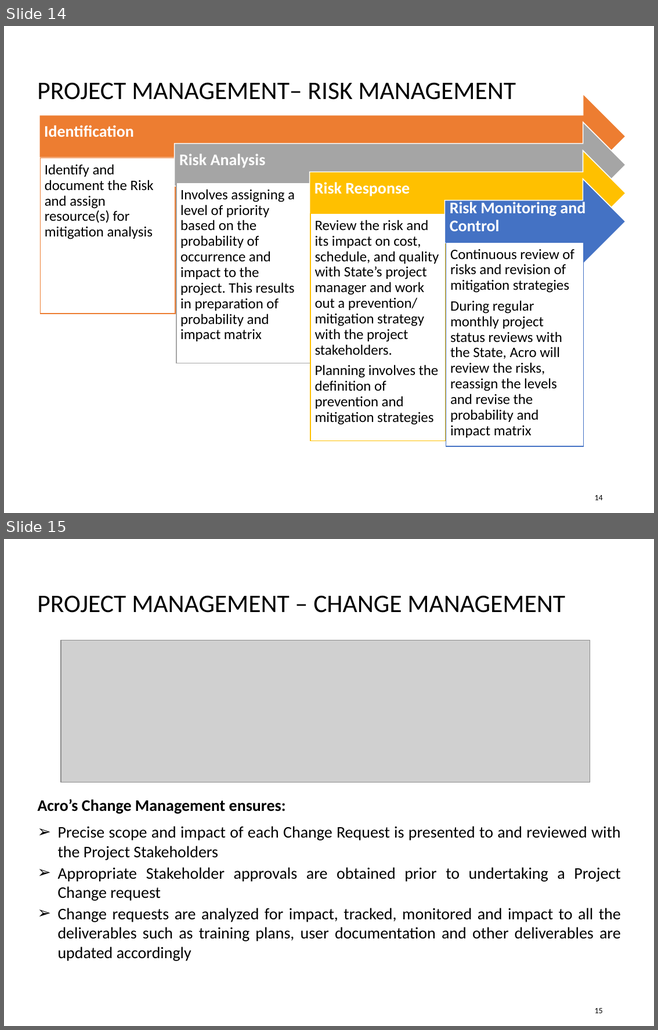
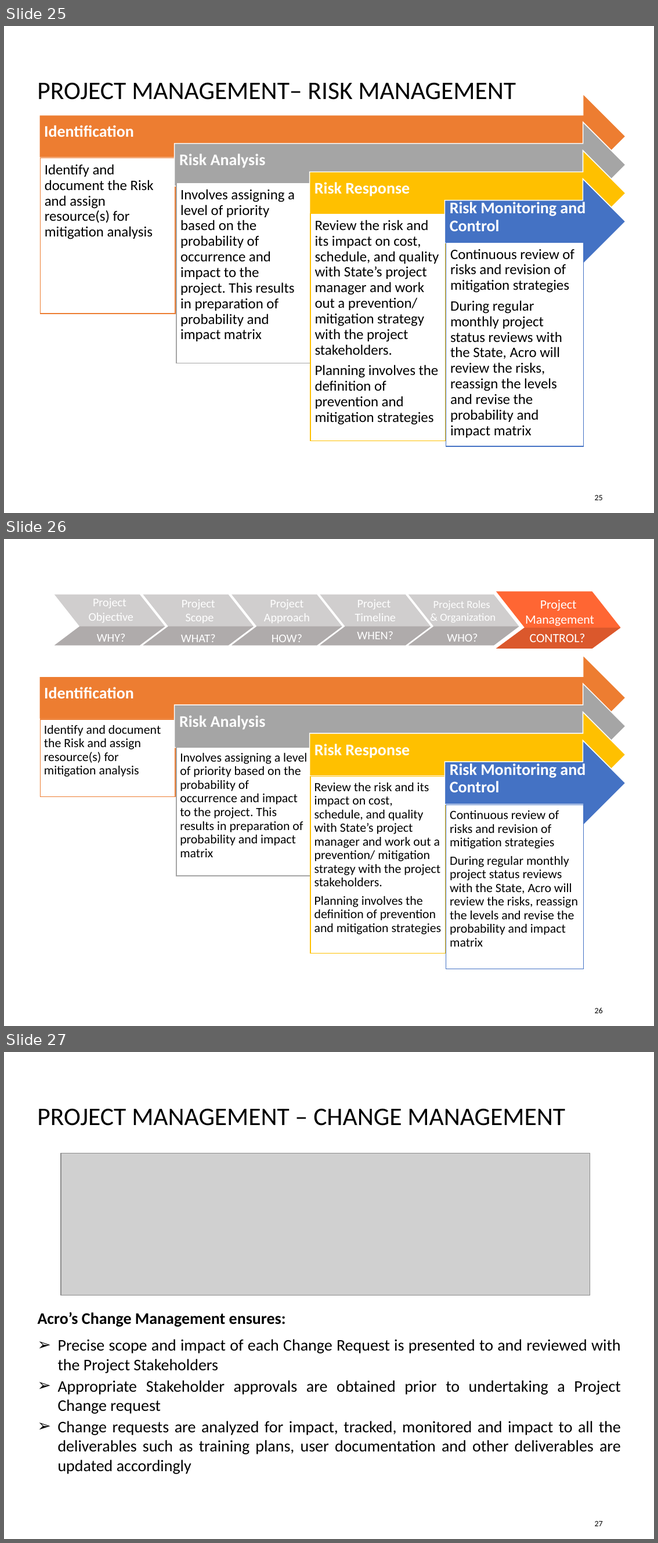
Before and after one commit to siddharthsacro/acrowork, a slide deck: 25-08-2018/KickOff_Meeting_WIPSlides-20180924-12.pptx. Shown one above the other, each under a label of ours: slides 14 and 15 before the commit, slides 25, 26 and 27 after it. The pictures are 658x1030 and 658x1543 pixels, drawn with LibreOffice and Linux fonts; fonts in the diff are those of the drawing; grey boxes stand for pictures; background and template pictures are left out. Boxes give left, top, right and bottom in pixels: in the first picture for what was removed or moved away, otherwise in the second. Text is boxed around its words. In the diff, an @@ line names an element or a change of style, - is before the commit and + after.

```diff
--- a/25-08-2018/KickOff_Meeting_WIPSlides-20180924-12.pptx
+++ b/25-08-2018/KickOff_Meeting_WIPSlides-20180924-12.pptx
@@ slide 26 added at (x1=4, y1=539, x2=654, y2=1026), background picture (left out) @@
@@ text added at (x1=89, y1=598, x2=133, y2=623), 13 pt, text #FFFFFF @@
+Project
+Objective
@@ text added at (x1=181, y1=600, x2=215, y2=623), 13 pt, text #FFFFFF @@
+Project
+Scope
@@ text added at (x1=264, y1=599, x2=310, y2=623), 13 pt, text #FFFFFF @@
+Project
+Approach
@@ text added at (x1=355, y1=599, x2=396, y2=621), 13 pt, text #FFFFFF @@
+Project
+Timeline
@@ text added at (x1=433, y1=600, x2=495, y2=623), 12 pt, text #FFFFFF @@
+Project Roles
+& Organization
@@ text added at (x1=525, y1=600, x2=594, y2=626), 14 pt, text #FFFFFF @@
+Project
+Management
@@ text added at (x1=97, y1=634, x2=126, y2=642), 13 pt, text #FFFFFF @@
+WHY?
@@ text added at (x1=181, y1=634, x2=216, y2=646), 13 pt, text #FFFFFF @@
+WHAT?
@@ text added at (x1=271, y1=634, x2=302, y2=646), 13 pt, text #FFFFFF @@
+HOW?
@@ text added at (x1=357, y1=631, x2=393, y2=639), 13 pt, text #FFFFFF @@
+WHEN?
@@ text added at (x1=447, y1=634, x2=477, y2=642), 13 pt, text #FFFFFF @@
+WHO?
@@ group added at (x1=54, y1=592, x2=620, y2=649): 12 freeform shapes @@
@@ text added at (x1=529, y1=634, x2=585, y2=642), 14 pt, text #FFFFFF @@
+CONTROL?
@@ group added at (x1=39, y1=655, x2=625, y2=969): 8 texts, 4 right arrows, 4 rectangles @@
+Identification
+Identify and document the Risk and assign resource(s) for mitigation analysis
+Risk Analysis
+Involves assigning a level of priority based on the probability of occurrence and impact to the project. This results in preparation of probability and impact matrix
+Risk Response
+Review the risk and its impact on cost, schedule, and quality with State’s project manager and work out a prevention/ mitigation strategy with the project stakeholders.
+Planning involves the definition of prevention and mitigation strategies
+Risk Monitoring and Control
+Continuous review of risks and revision of mitigation strategies
+During regular monthly project status reviews with the State, Acro will review the risks, reassign the levels and revise the probability and impact matrix
@@ page number added at (x1=594, y1=1008, x2=603, y2=1013), 9 pt, text #000000 @@
+26
@@ what was slide 14 is now slide 25 @@
@@ page number at (x1=594, y1=495, x2=603, y2=500): text changed @@
-14
+25
@@ what was slide 15 is now slide 27 @@
@@ page number at (x1=594, y1=1521, x2=603, y2=1526): text changed @@
-15
+27
```
Also in this commit, not shown: 2 slides changed, 12 other slides added, 12 other files.
